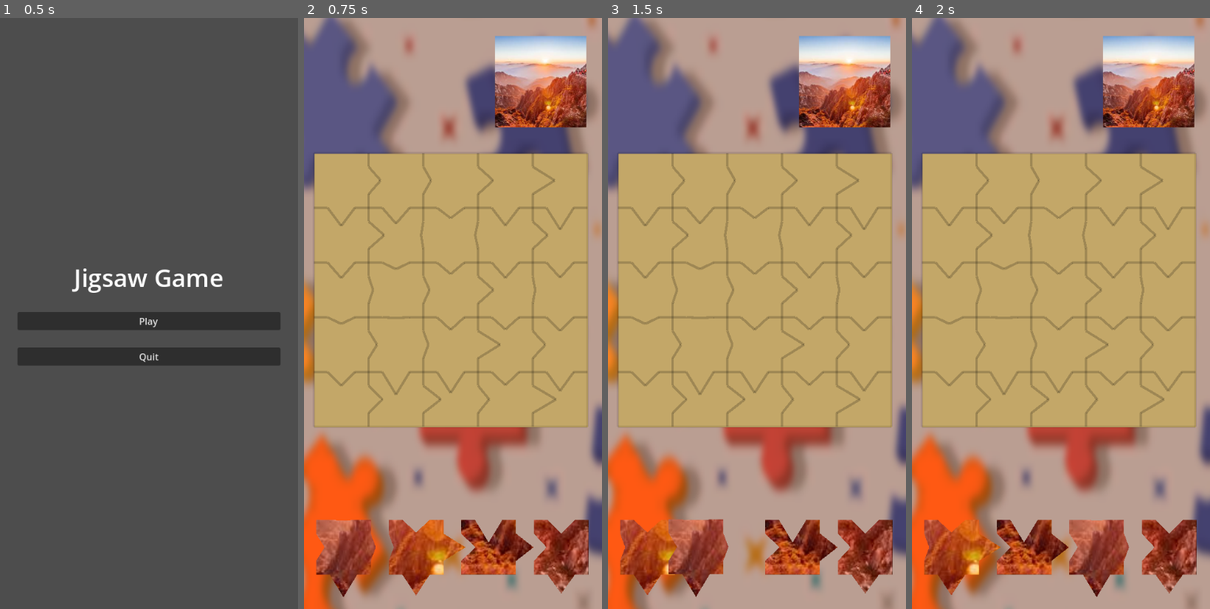
Above: before the commit, frames 1-4 (left to right).
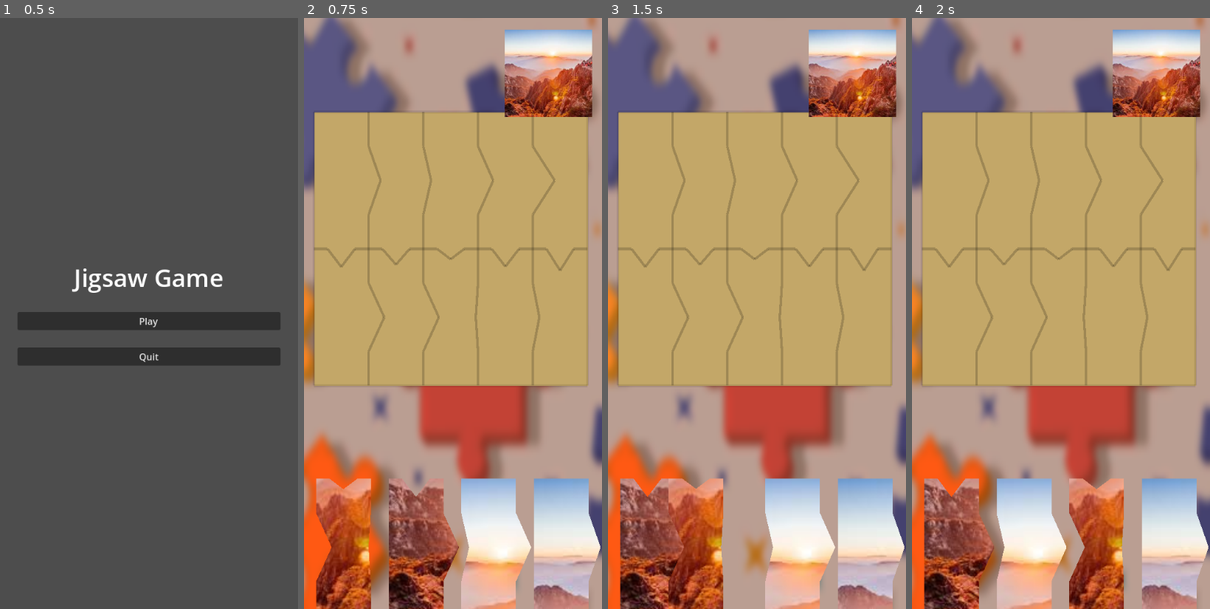
Above: after the commit, the same moments.

Repository: jerichoromano/PUZZLE-CRAZE
Game: Godot game, scene res://scenes/home.tscn
The game is run twice, just before and just after one commit, with the same random seed, the same clock (stepped at 60 frames per second) and the same inputs. The engine's default icon, where the game draws it, is replaced by a stand-in: a white triangle on a blue panel in a dark square.
Inputs (mouse positions are in pixels of both pictures, inside the frame that each line leads up to):
- Up to frame 1 (0.5 s): no input
- Up to frame 2 (0.75 s): click "Play" at 0.5 s
- Up to frame 3 (1.5 s): tap Enter at 1.25 s; drag from (646, 549) to (792, 549) at 1.27 s
- Up to frame 4 (2 s): no input

Frame 1 is identical in both runs. In frame 2, 36% of the frame differs, in the area x 3-100%, y 2-100%; in frame 3, 36%; in frame 4, 37%.

Commit message:
'updates'

Diff:
--- a/project.godot
+++ b/project.godot
@@ -14,6 +14,9 @@
 run/main_scene="res://scenes/home.tscn"
 config/features=PackedStringArray("4.3", "Forward Plus")
 config/icon="res://icon.svg"
+run/size/resizable=false
+run/size/viewport_height=2400
+run/size/viewport_width=412
 
 [display]
 
--- a/scenes/Main.tscn
+++ b/scenes/Main.tscn
@@ -1,17 +1,14 @@
-[gd_scene load_steps=7 format=3 uid="uid://8rxup4a6421d"]
+[gd_scene load_steps=6 format=3 uid="uid://8rxup4a6421d"]
 
 [ext_resource type="PackedScene" uid="uid://lfdyp8f0v353" path="res://scenes/board.tscn" id="1_getn4"]
 [ext_resource type="Script" path="res://scenes/main.gd" id="1_sv46k"]
 [ext_resource type="PackedScene" uid="uid://cew0ijgoxd5ve" path="res://scenes/peice.tscn" id="2_87db0"]
-[ext_resource type="Texture2D" uid="uid://dv2f6rw0ty7kj" path="res://images.jpg" id="3_dx3am"]
-[ext_resource type="Texture2D" uid="uid://cxjrt41ws2yft" path="res://background.png" id="4_0x4ps"]
+[ext_resource type="Texture2D" uid="uid://k6kilffpycsj" path="res://background.png" id="4_0x4ps"]
 [ext_resource type="PackedScene" uid="uid://cmlv77cx674e" path="res://scenes/Peices.tscn" id="5_5qjje"]
 
 [node name="Main" type="Node2D"]
 script = ExtResource("1_sv46k")
-grid_size = Vector2(5, 5)
 piece_scene = ExtResource("2_87db0")
-texture = ExtResource("3_dx3am")
 
 [node name="background" type="TextureRect" parent="."]
 offset_left = -372.0
@@ -20,18 +17,18 @@
 offset_bottom = 1201.0
 texture = ExtResource("4_0x4ps")
 
+[node name="Board" parent="." instance=ExtResource("1_getn4")]
+position = Vector2(64, 279)
+
 [node name="Peices" parent="." instance=ExtResource("5_5qjje")]
 position = Vector2(6, 909)
 
-[node name="Board" parent="." instance=ExtResource("1_getn4")]
-position = Vector2(64, 279)
-
 [node name="reference" type="TextureRect" parent="."]
-offset_left = 358.0
-offset_top = 61.0
-offset_right = 490.0
-offset_bottom = 200.0
-expand_mode = 2
+offset_left = 345.0
+offset_top = 20.0
+offset_right = 495.0
+offset_bottom = 170.0
+expand_mode = 1
 stretch_mode = 3
 
 [node name="timer" type="Label" parent="."]
--- a/scenes/board.gd
+++ b/scenes/board.gd
@@ -5,8 +5,8 @@
 	var parent = get_parent()
 	var image = parent.texture.get_image()
 	self.scale = parent.actual_size / Vector2(parent.max_dimension, parent.max_dimension)
+	$backgrund.size = parent.cell_size * parent.grid_size
 	$backgrund.position = Vector2(-parent.cell_size.x * 0.5, -parent.cell_size.y * 0.5)
-	$backgrund.size = parent.cell_size * parent.grid_size
 
 	for x in range(parent.grid_size.x):
 		for y in range(parent.grid_size.y):
@@ -45,5 +45,4 @@
 
 			piece.add_child(outline)  # Add outline to the piece
 
-			piece.position = piece.position
 			add_child(piece)
--- a/scenes/board.tscn
+++ b/scenes/board.tscn
@@ -6,6 +6,9 @@
 script = ExtResource("1_pv4wm")
 
 [node name="backgrund" type="ColorRect" parent="."]
-offset_right = 110.0
-offset_bottom = 82.0
+anchors_preset = 15
+anchor_right = 1.0
+anchor_bottom = 1.0
+grow_horizontal = 2
+grow_vertical = 2
 color = Color(0.764706, 0.654902, 0.407843, 1)
--- a/scenes/main.gd
+++ b/scenes/main.gd
@@ -1,8 +1,9 @@
 extends Node2D
 
-@export var grid_size: Vector2 = Vector2(10, 10)
 @export var piece_scene: PackedScene
-@export var texture: Texture2D
+var texture_folder_path: String = "res://images"
+var grid_size: Vector2 = Vector2(10, 10)
+var texture: Texture2D
 var distortion_size = 20  # Strength of jigsaw distortion
 var edge_data = {}
 var actual_size = Vector2(470, 470)
@@ -11,6 +12,18 @@
 var max_dimension
 
 func _ready():
+	randomize()  # Initialize random seed
+
+	var grid_x = randi_range(2, 7)
+	var grid_y = randi_range(2, 7)
+	grid_size = Vector2(grid_x, grid_y)
+
+	texture = load_random_texture_from_folder(texture_folder_path)
+
+	if texture == null:
+		push_error("No valid textures found in folder!")
+		return
+
 	max_dimension = min(texture.get_size().x, texture.get_size().y)
 	cell_size = Vector2(max_dimension / grid_size.x, max_dimension / grid_size.y)
 
@@ -25,7 +38,9 @@
 	var piece_texture = ImageTexture.create_from_image(piece_image)
 	$reference.name = "reference"
 	$reference.texture = piece_texture
-	$reference.scale = Vector2(0.7, 0.7)
+	$reference.stretch_mode = TextureRect.STRETCH_SCALE
+	$reference.size = Vector2(150, 150)  # Or use rect_size in Godot 3.x
+
 
 
 
@@ -85,3 +100,27 @@
 	poly.polygon = points
 	poly.position = position
 	return poly
+
+func load_random_texture_from_folder(folder_path: String) -> Texture2D:
+	var dir = DirAccess.open(folder_path)
+	if dir == null:
+		push_error("Cannot open folder: " + folder_path)
+		return null
+
+	var textures := []
+	dir.list_dir_begin()
+	var file_name = dir.get_next()
+	while file_name != "":
+		if not dir.current_is_dir():
+			if file_name.ends_with(".png") or file_name.ends_with(".jpg") or file_name.ends_with(".webp"):
+				var full_path = folder_path + "/" + file_name
+				var tex = load(full_path)
+				if tex is Texture2D:
+					textures.append(tex)
+		file_name = dir.get_next()
+	dir.list_dir_end()
+
+	if textures.size() == 0:
+		return null
+
+	return textures[randi() % textures.size()]
Not shown, changed: background.png.import
Renamed: 1090052-robin-robin.webp -> images/1090052-robin-robin.webp
Not shown, changed: images/1090052-robin-robin.webp.import
Renamed: aaaaaaaaaa.jpg -> images/aaaaaaaaaa.jpg
Not shown, changed: images/aaaaaaaaaa.jpg.import
Not shown, changed: images/background.png.import
Renamed: cinderella-and-mouse-0610223a-68fe-4fcb-87b2-ed6d4efbd4fe.jpg -> images/cinderella-and-mouse-0610223a-68fe-4fcb-87b2-ed6d4efbd4fe.jpg
Not shown, changed: images/cinderella-and-mouse-0610223a-68fe-4fcb-87b2-ed6d4efbd4fe.jpg.import
Renamed: images.jpg -> images/images.jpg
Not shown, changed: images/images.jpg.import
Renamed: nature-background-high-resolution-wallpaper-for-a-serene-and-stunning-view-photo.jpg -> images/nature-background-high-resolution-wallpaper-for-a-serene-and-stunning-view-photo.jpg
Not shown, changed: images/nature-background-high-resolution-wallpaper-for-a-serene-and-stunning-view-photo.jpg.import
(and 1 more such lines)
